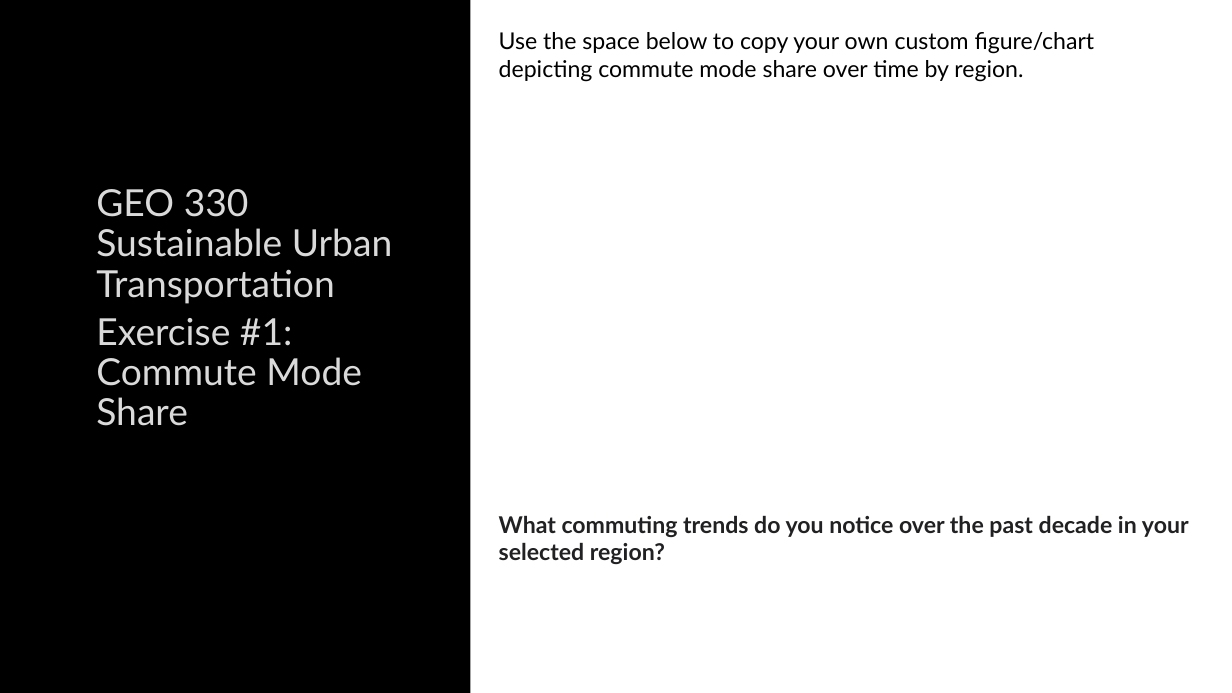
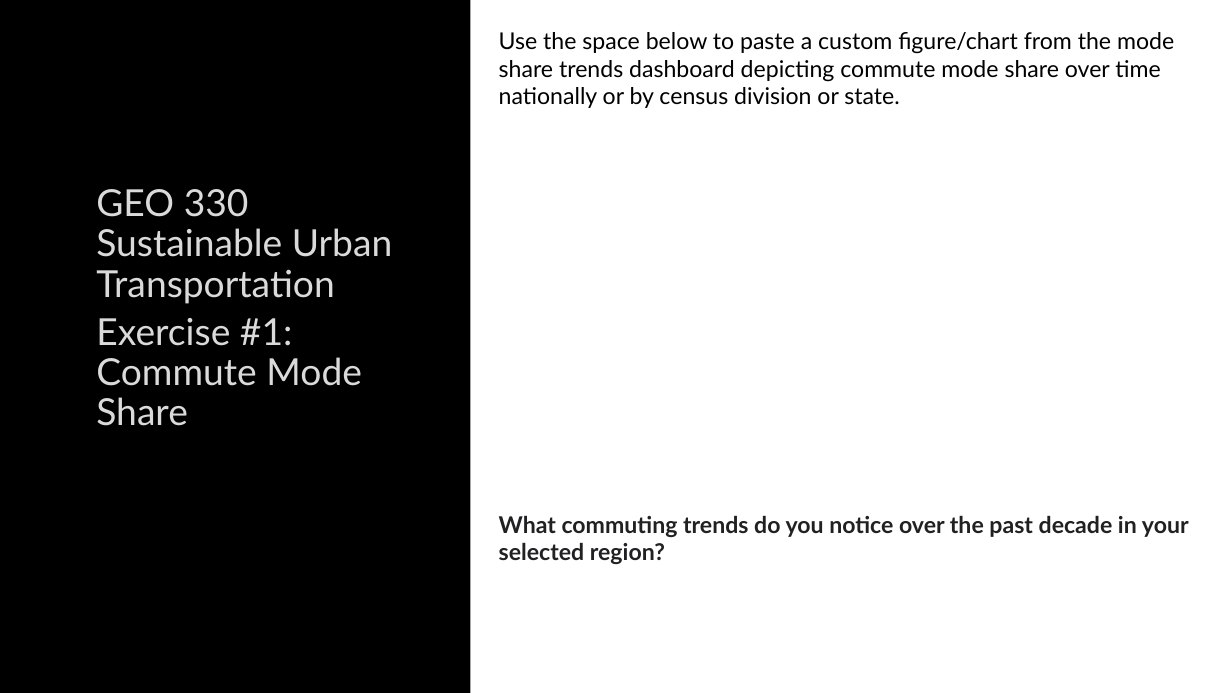
Before and after one commit to justenvirons/pedagogy, a slide deck: slide 1 of GEO330_2024_WinterQuarter/exercises/Exercise_01/slides/Exercise01_Template.pptx (slide 3 before the commit). Drawn at 1232x693 pixels with LibreOffice and Linux fonts; fonts in the diff are those of the drawing; background and template pictures are left out. Boxes give left, top, right and bottom in pixels: in the first picture for what was removed or moved away, otherwise in the second. Text is boxed around its words. In the diff, an @@ line names an element or a change of style, - is before the commit and + after.

```diff
--- a/GEO330_2024_WinterQuarter/exercises/Exercise_01/slides/Exercise01_Template.pptx
+++ b/GEO330_2024_WinterQuarter/exercises/Exercise_01/slides/Exercise01_Template.pptx
@@ text at box(499, 32, 1174, 108): text changed @@
-Use the space below to copy your own custom figure/chart depicting commute mode share over time by region.
+Use the space below to paste a custom figure/chart from the mode share trends dashboard depicting commute mode share over time nationally or by census division or state.
```
Also in this commit, not shown: 5 other slides changed, 2 slides added, 2 slides removed, 3 other files.
